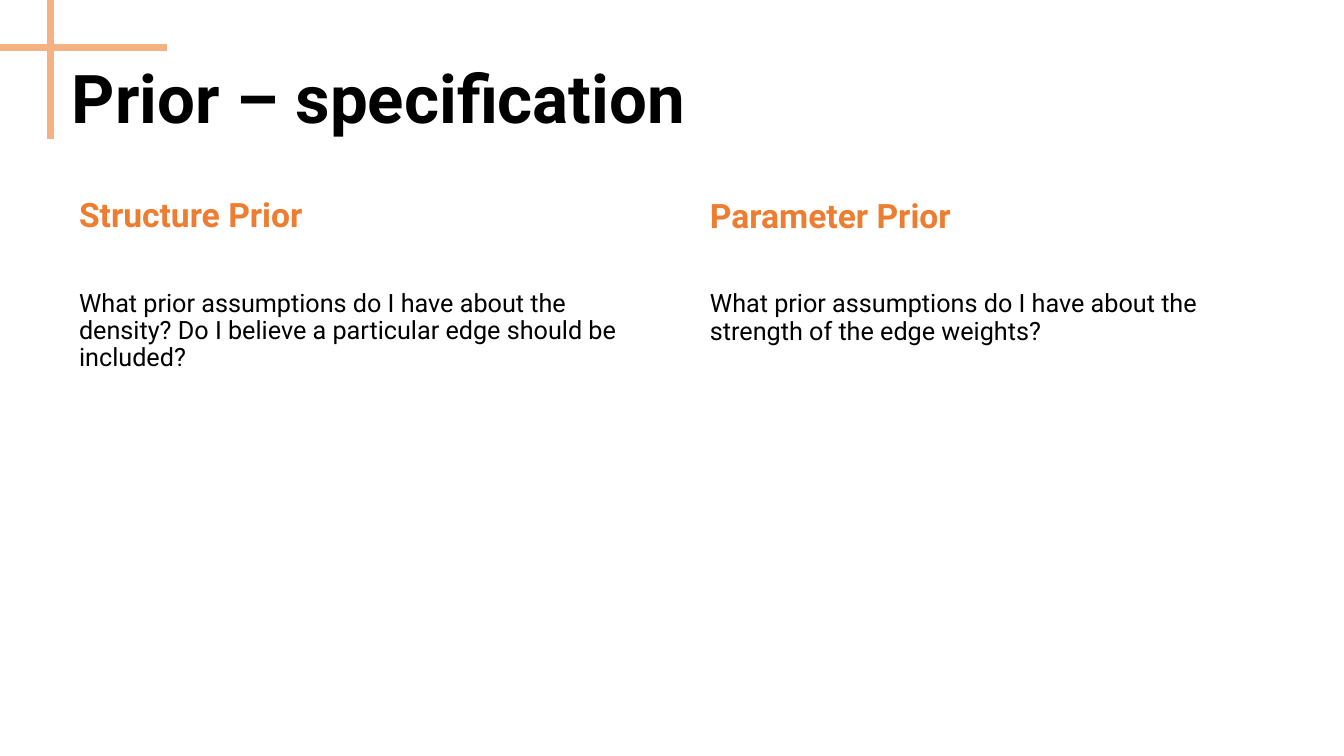
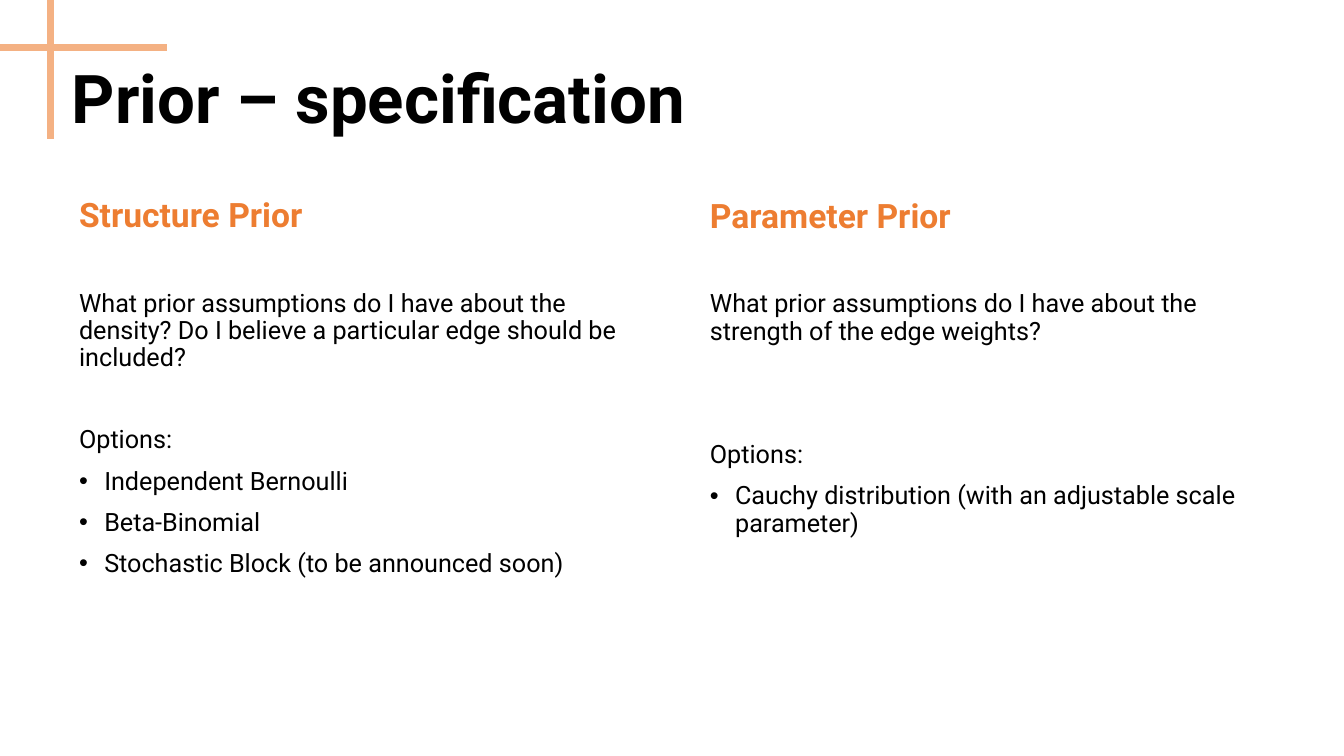
Before and after one commit to Bayesian-Graphical-Modelling-Lab/BGM_Workshops, a slide deck: slide 13 of 2_Tutorial/Part III - Tutorial.pptx. Drawn at 1344x756 pixels with LibreOffice and Linux fonts; fonts in the diff are those of the drawing. Boxes give left, top, right and bottom in pixels: in the first picture for what was removed or moved away, otherwise in the second. Text is boxed around its words. In the diff, an @@ line names an element or a change of style, - is before the commit and + after.

```diff
--- a/2_Tutorial/Part III - Tutorial.pptx
+++ b/2_Tutorial/Part III - Tutorial.pptx
@@ text at bbox=[79, 430, 563, 578]: paragraphs added @@
+Options:
+• Independent Bernoulli
+• Beta-Binomial
+• Stochastic Block (to be announced soon)
@@ text at bbox=[710, 445, 1235, 538]: paragraphs added @@
+Options:
+• Cauchy distribution (with an adjustable scale parameter)
```
Also in this commit, not shown: 1 other slide changed, 1 slide removed, 1 other file.
